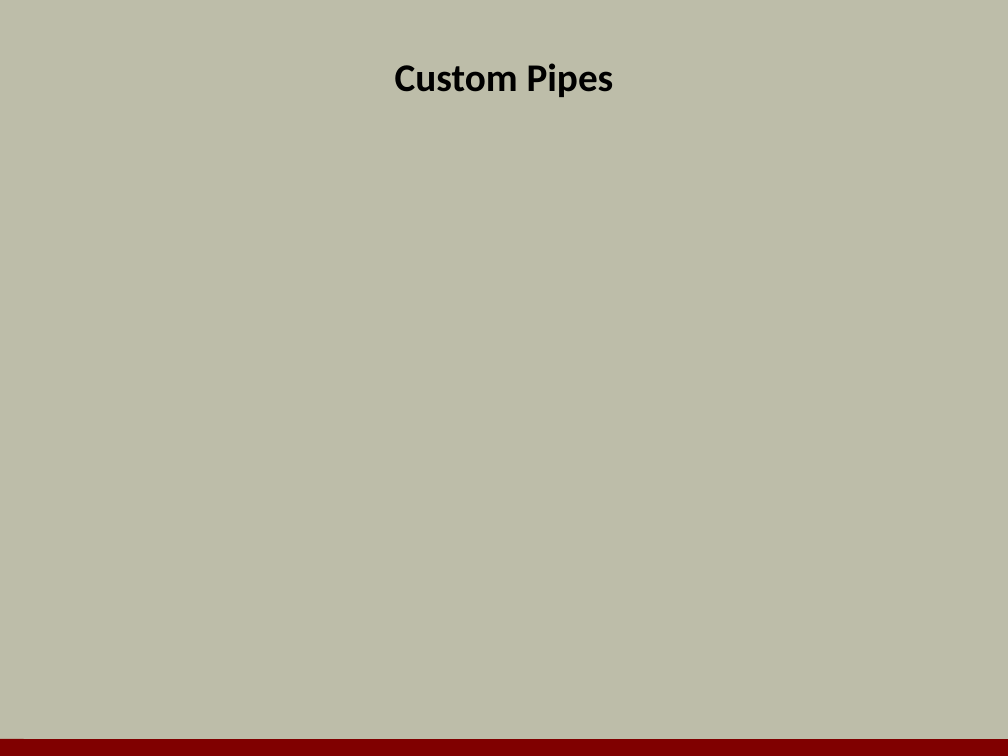
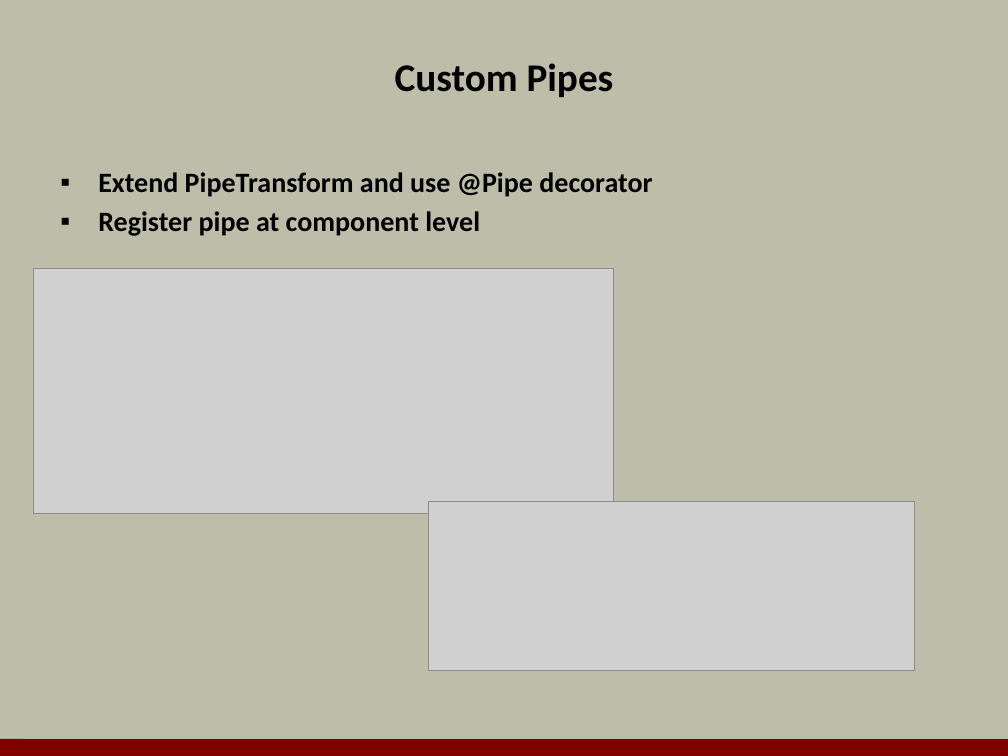
Before and after one commit to OdeToCode/classes, a slide deck: slide 22 of angular2/slides/05_templates.pptx. Drawn at 1008x756 pixels with LibreOffice and Linux fonts; fonts in the diff are those of the drawing; grey boxes stand for pictures; background and template pictures are left out. Boxes give left, top, right and bottom in pixels: in the first picture for what was removed or moved away, otherwise in the second. Text is boxed around its words. In the diff, an @@ line names an element or a change of style, - is before the commit and + after.

```diff
--- a/angular2/slides/05_templates.pptx
+++ b/angular2/slides/05_templates.pptx
@@ text added at (x1=98, y1=172, x2=652, y2=236), 20 pt, text #000000, bold @@
+▪ Extend PipeTransform and use @Pipe decorator
+▪ Register pipe at component level
@@ picture added at (x1=33, y1=269, x2=613, y2=514) @@
@@ picture added at (x1=428, y1=502, x2=914, y2=671) @@
```
Also in this commit, not shown: 1 other slide changed, 1 other file.
